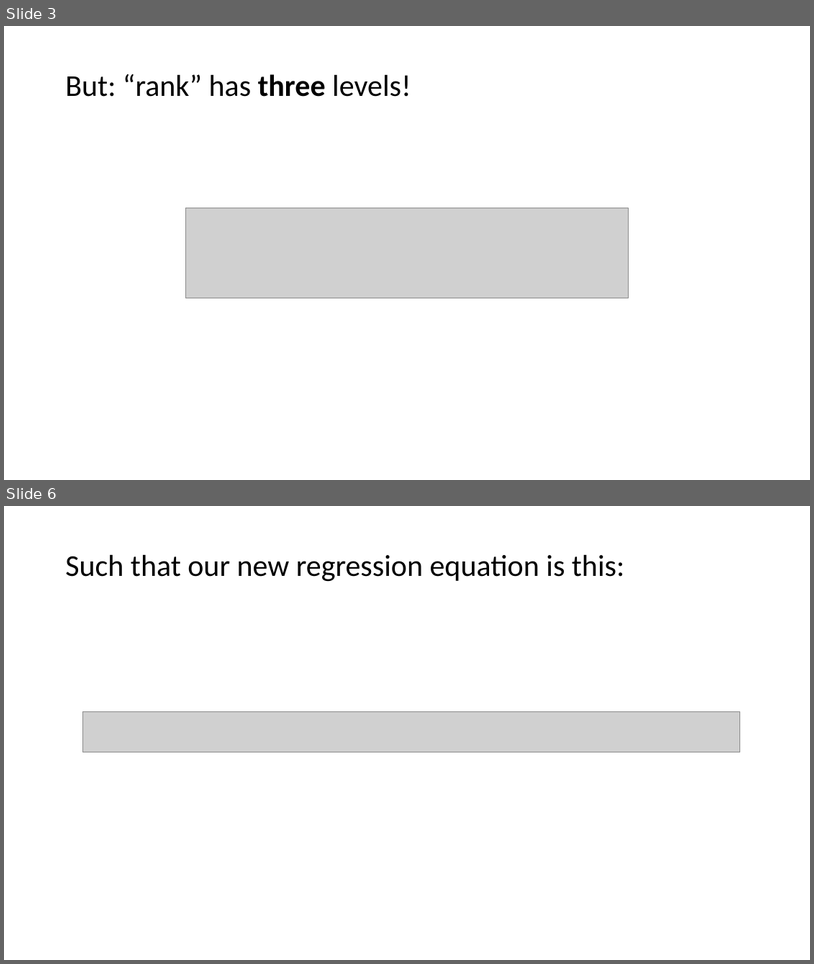
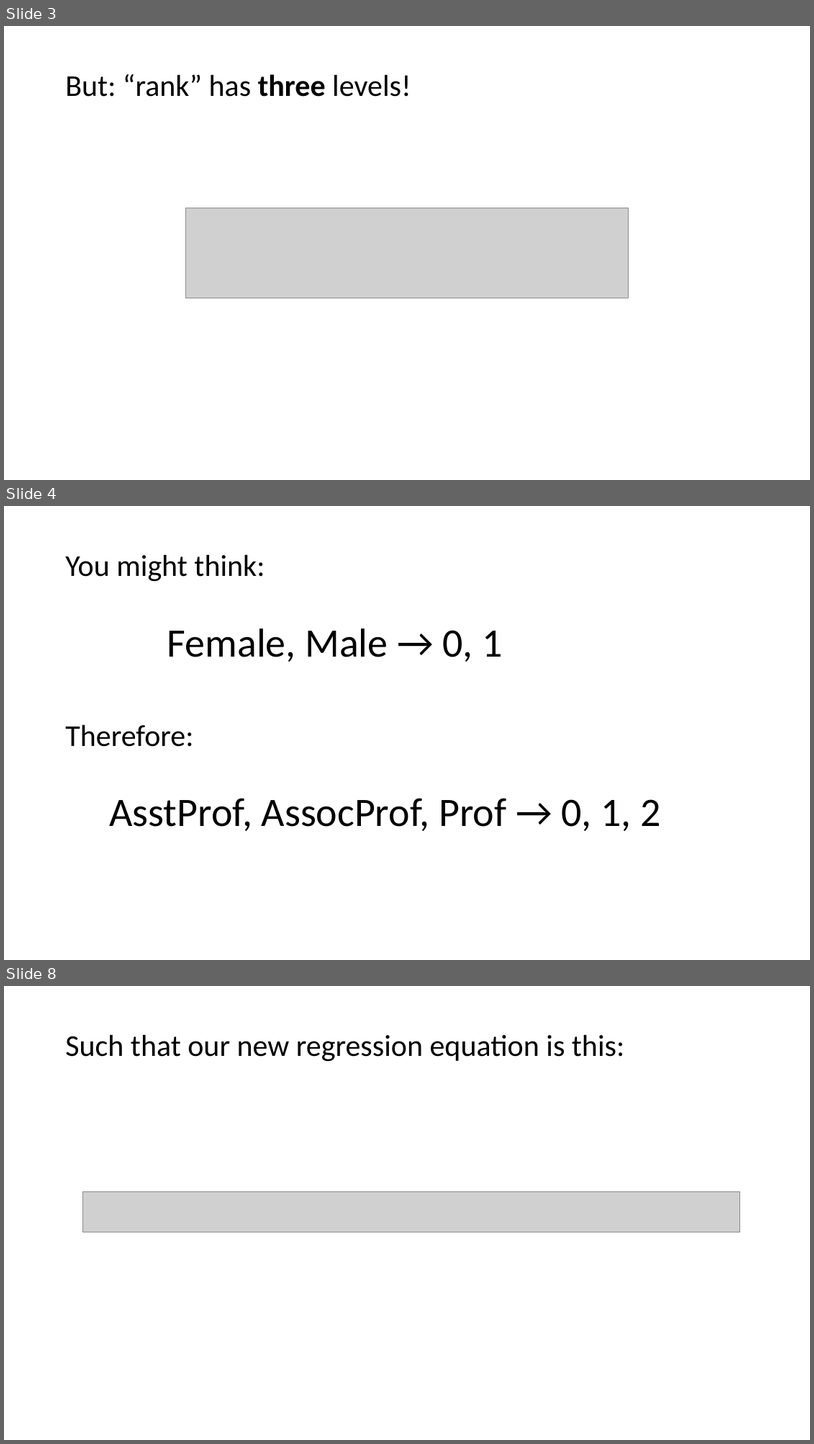
Before and after one commit to bertozzivill/infx572_winter17, a slide deck: module_8/part_3/rank_example/rank_example.pptx. Shown one above the other, each under a label of ours: slides 3 and 6 before the commit, slides 3, 4 and 8 after it; the slides between them are not shown. The pictures are 814x964 and 814x1444 pixels, drawn with LibreOffice and Linux fonts; fonts in the diff are those of the drawing; grey boxes stand for pictures. Boxes give left, top, right and bottom in pixels: in the first picture for what was removed or moved away, otherwise in the second. Text is boxed around its words. In the diff, an @@ line names an element or a change of style, - is before the commit and + after.

```diff
--- a/module_8/part_3/rank_example/rank_example.pptx
+++ b/module_8/part_3/rank_example/rank_example.pptx
@@ slide 4 added at bbox=[4, 506, 810, 960], background #FFFFFF @@
@@ title added at bbox=[65, 555, 265, 582], 36 pt, text #000000 @@
+You might think:
@@ text added at bbox=[167, 628, 503, 662], 48 pt, text #000000 @@
+Female, Male → 0, 1
@@ text added at bbox=[65, 725, 193, 746], 36 pt, text #000000 @@
+Therefore:
@@ text added at bbox=[109, 798, 661, 831], 48 pt, text #000000 @@
+AsstProf, AssocProf, Prof → 0, 1, 2
@@ what was slide 6 is now slide 8 @@
```
Also in this commit, not shown: 3 slides changed, 1 other slide added.
